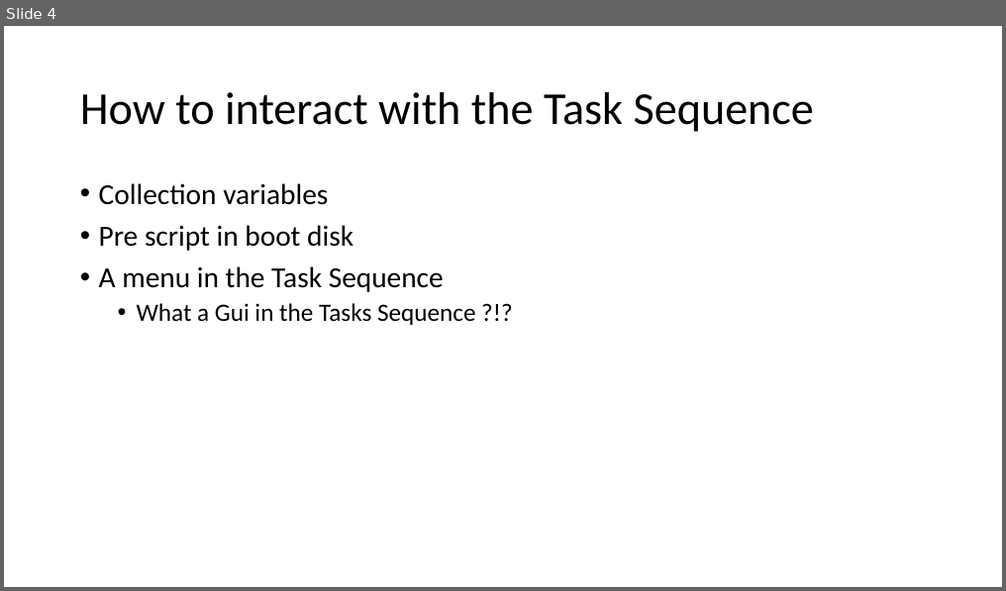
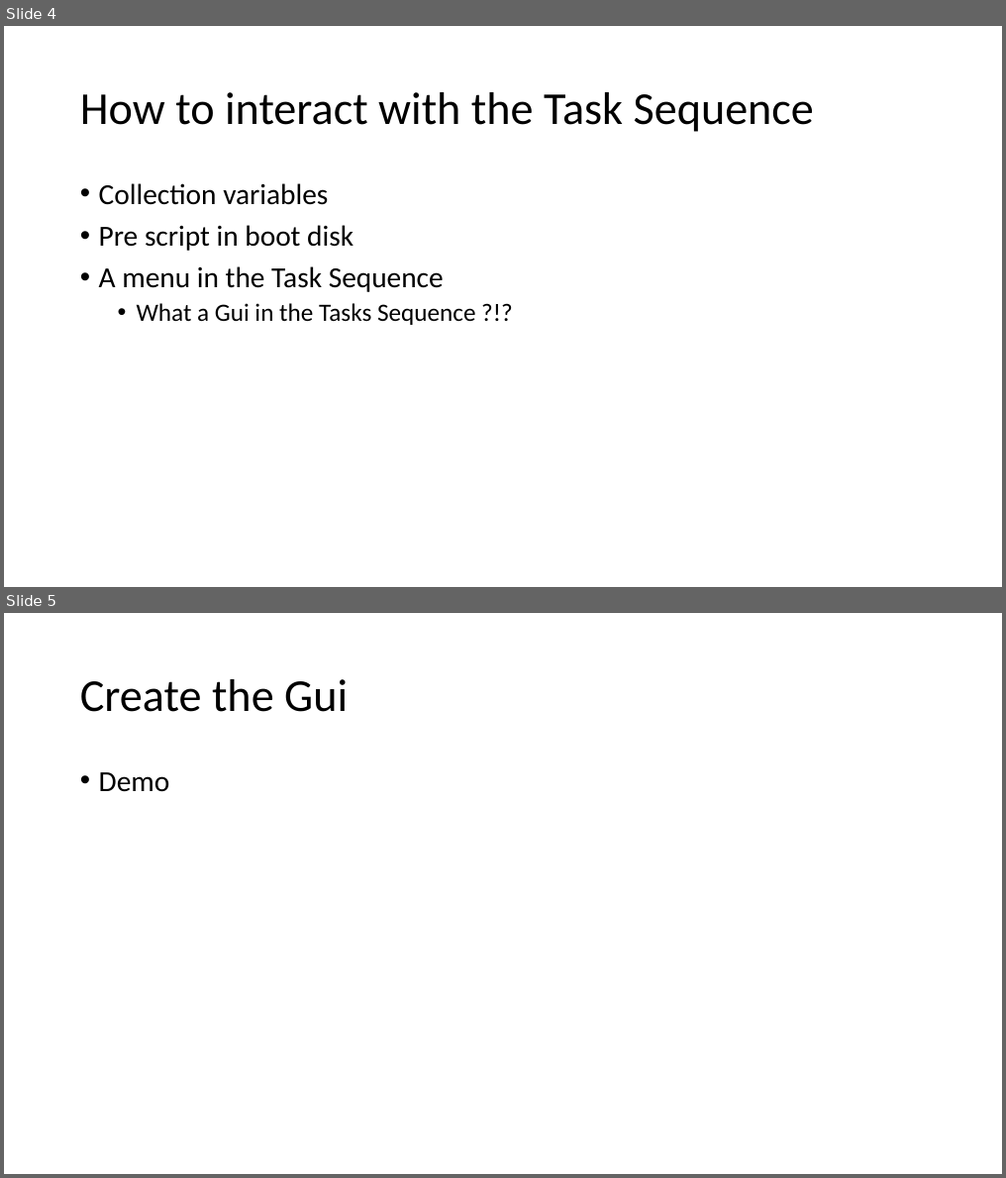
Before and after one commit to mrbodean/Sessions, a slide deck: OSDMenu/Customizing OS Deployments in SCCM with PowerShell.pptx. Shown one above the other, each under a label of ours: slide 4 before the commit, slides 4 and 5 after it. The pictures are 1006x591 and 1006x1178 pixels, drawn with LibreOffice and Linux fonts; fonts in the diff are those of the drawing. Boxes give left, top, right and bottom in pixels: in the first picture for what was removed or moved away, otherwise in the second. Text is boxed around its words. In the diff, an @@ line names an element or a change of style, - is before the commit and + after.

```diff
--- a/OSDMenu/Customizing OS Deployments in SCCM with PowerShell.pptx
+++ b/OSDMenu/Customizing OS Deployments in SCCM with PowerShell.pptx
@@ slide 5 added at <box>4,613,1002,1174</box>, background #FFFFFF @@
@@ title added at <box>80,679,348,712</box>, 44 pt, text #000000 @@
+Create the Gui
@@ text added at <box>99,772,170,792</box>, 28 pt, text #000000 @@
+• Demo
```
Also in this commit, not shown: 2 slides changed, 4 other slides added, 1 slide removed.
